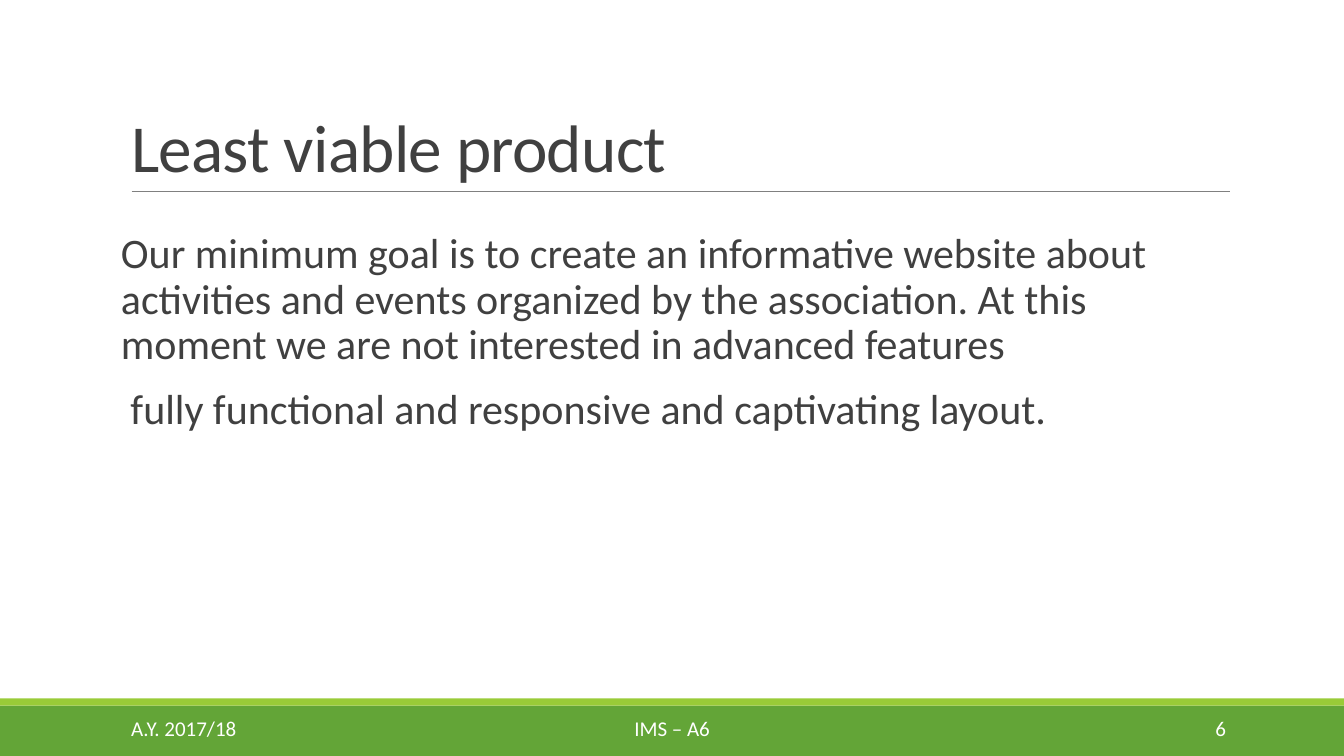
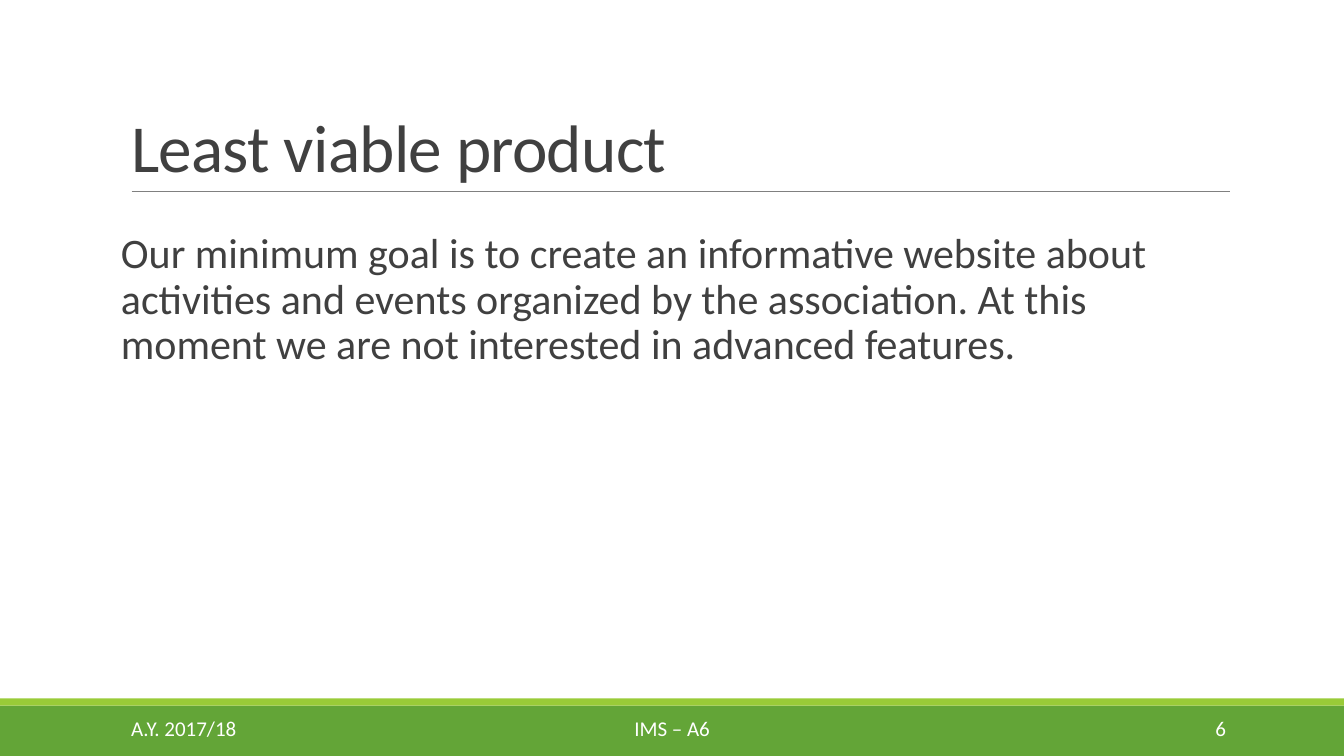
Before and after one commit to egcmi/IMS_project, a slide deck: slide 6 of Presentation1.pptx. Drawn at 1344x756 pixels with LibreOffice and Linux fonts; fonts in the diff are those of the drawing. Boxes give left, top, right and bottom in pixels: in the first picture for what was removed or moved away, otherwise in the second. Text is boxed around its words. In the diff, an @@ line names an element or a change of style, - is before the commit and + after.

Commit message:
Final slides

```diff
--- a/Presentation1.pptx
+++ b/Presentation1.pptx
@@ text at bbox=[121, 239, 1146, 360]: text changed @@
-Our minimum goal is to create an informative website about activities and events organized by the association. At this moment we are not interested in advanced features
-fully functional and responsive and captivating layout.
+Our minimum goal is to create an informative website about activities and events organized by the association. At this moment we are not interested in advanced features.
```
Also in this commit, not shown: 2 other slides changed.
